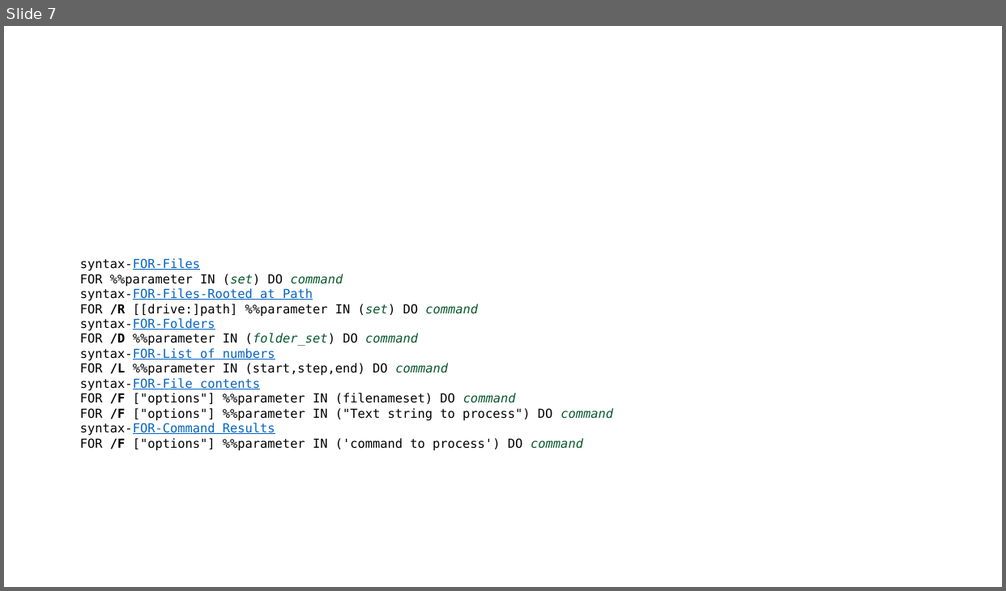
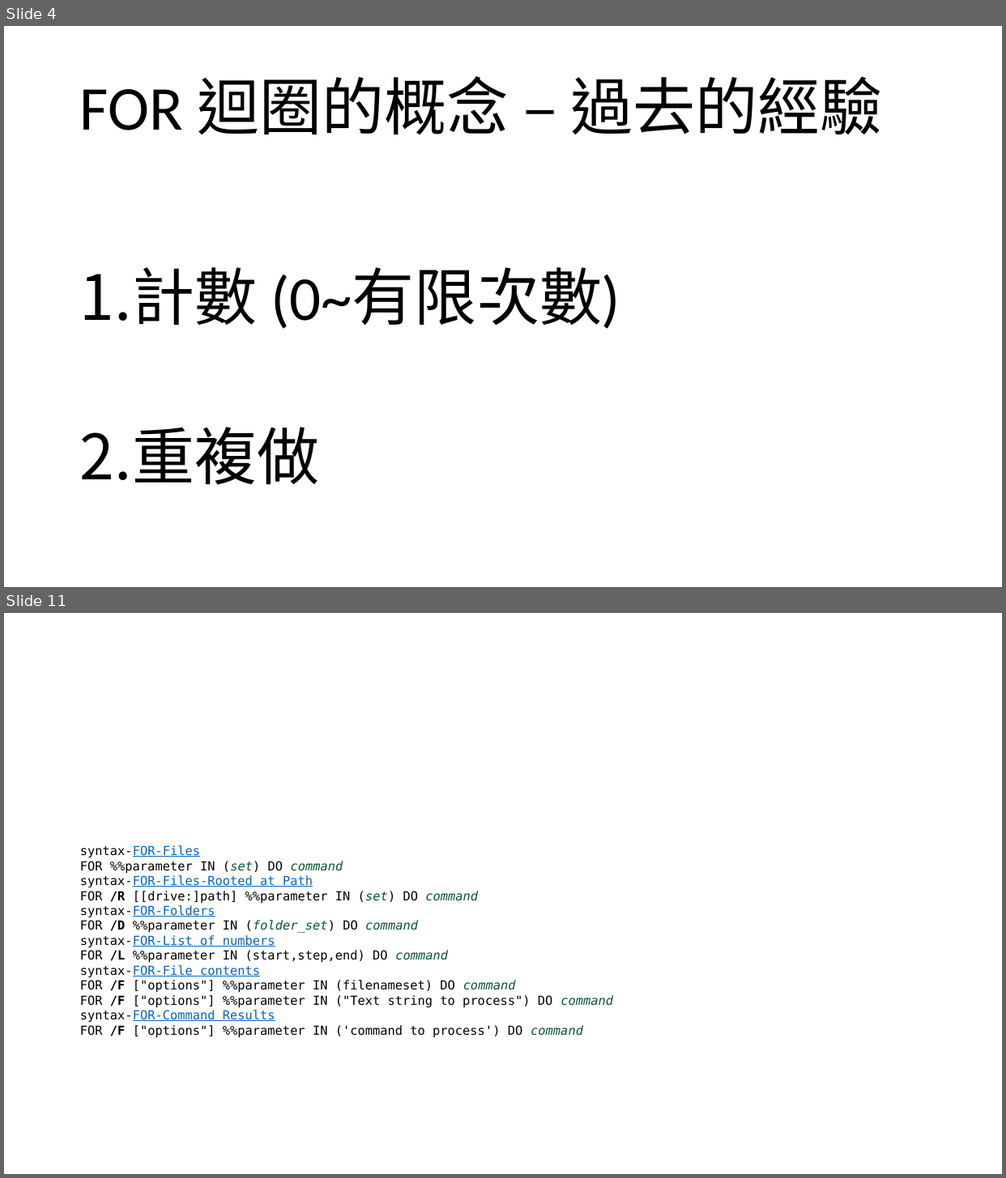
Before and after one commit to bentonglove/DosBatch, a slide deck: Dos Batch Script_Training_2022_Jul.pptx. Shown one above the other, each under a label of ours: slide 7 before the commit, slides 4 and 11 after it; the slides between them are not shown. The pictures are 1006x591 and 1006x1178 pixels, drawn with LibreOffice and Linux fonts; fonts in the diff are those of the drawing. Boxes give left, top, right and bottom in pixels: in the first picture for what was removed or moved away, otherwise in the second. Text is boxed around its words. In the diff, an @@ line names an element or a change of style, - is before the commit and + after.

```diff
--- a/Dos Batch Script_Training_2022_Jul.pptx
+++ b/Dos Batch Script_Training_2022_Jul.pptx
@@ slide 4 added at bbox=[4, 26, 1002, 587], background #FFFFFF @@
@@ title added at bbox=[80, 76, 883, 135], 60 pt, text #000000 @@
+FOR 迴圈的概念 – 過去的經驗
@@ text added at bbox=[80, 267, 620, 485], 60 pt, text #000000 @@
+1. 計數 (0~有限次數)
+2. 重複做
@@ what was slide 7 is now slide 11 @@
```
Also in this commit, not shown: 1 slide changed, 8 other slides added, 3 slides removed, 3 other files.
